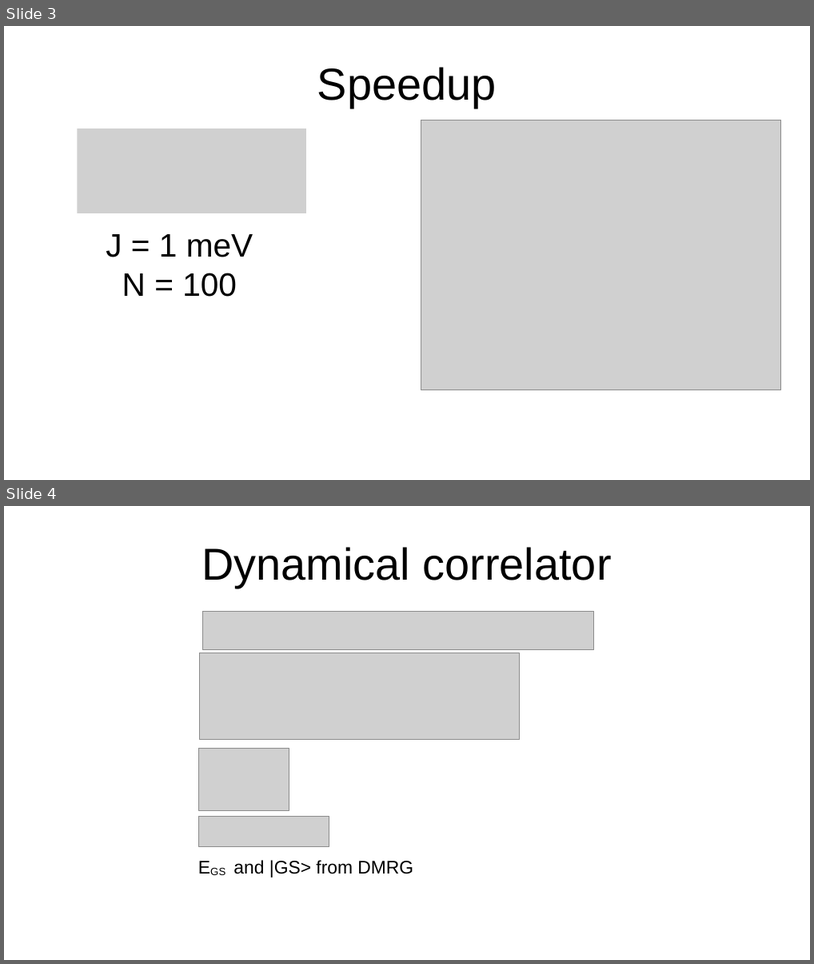
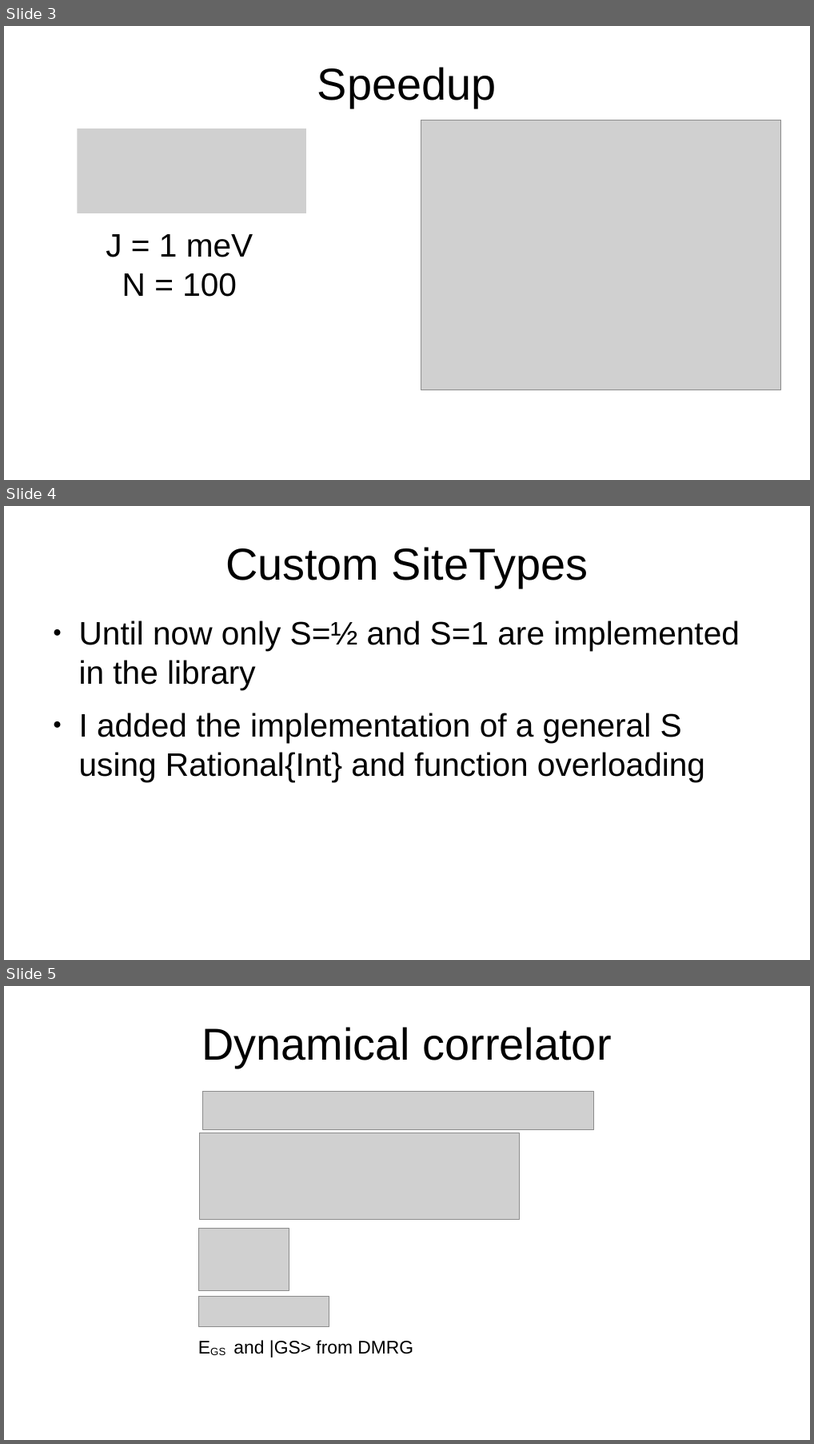
Before and after one commit to grafrap/Bachelor-Arbeit, a slide deck: presentation/Midpresentation.odp. Shown one above the other, each under a label of ours: slides 3 and 4 before the commit, slides 3, 4 and 5 after it. The pictures are 814x964 and 814x1444 pixels, drawn with LibreOffice and Linux fonts; fonts in the diff are those of the drawing; grey boxes stand for pictures. Boxes give left, top, right and bottom in pixels: in the first picture for what was removed or moved away, otherwise in the second. Text is boxed around its words. In the diff, an @@ line names an element or a change of style, - is before the commit and + after.

```diff
--- a/presentation/Midpresentation.odp
+++ b/presentation/Midpresentation.odp
@@ slide 4 added at bbox=[4, 506, 810, 960], background #FFFFFF @@
@@ title added at bbox=[226, 547, 588, 588], 44 pt, text #000000 @@
+Custom SiteTypes
@@ text added at bbox=[79, 620, 740, 782], 32 pt, text #000000 @@
+● Until now only S=½ and S=1 are implemented in the library
+● I added the implementation of a general S using Rational{Int} and function overloading
@@ what was slide 4 is now slide 5 @@
```
Also in this commit, not shown: 6 slides changed, 3 other files.
